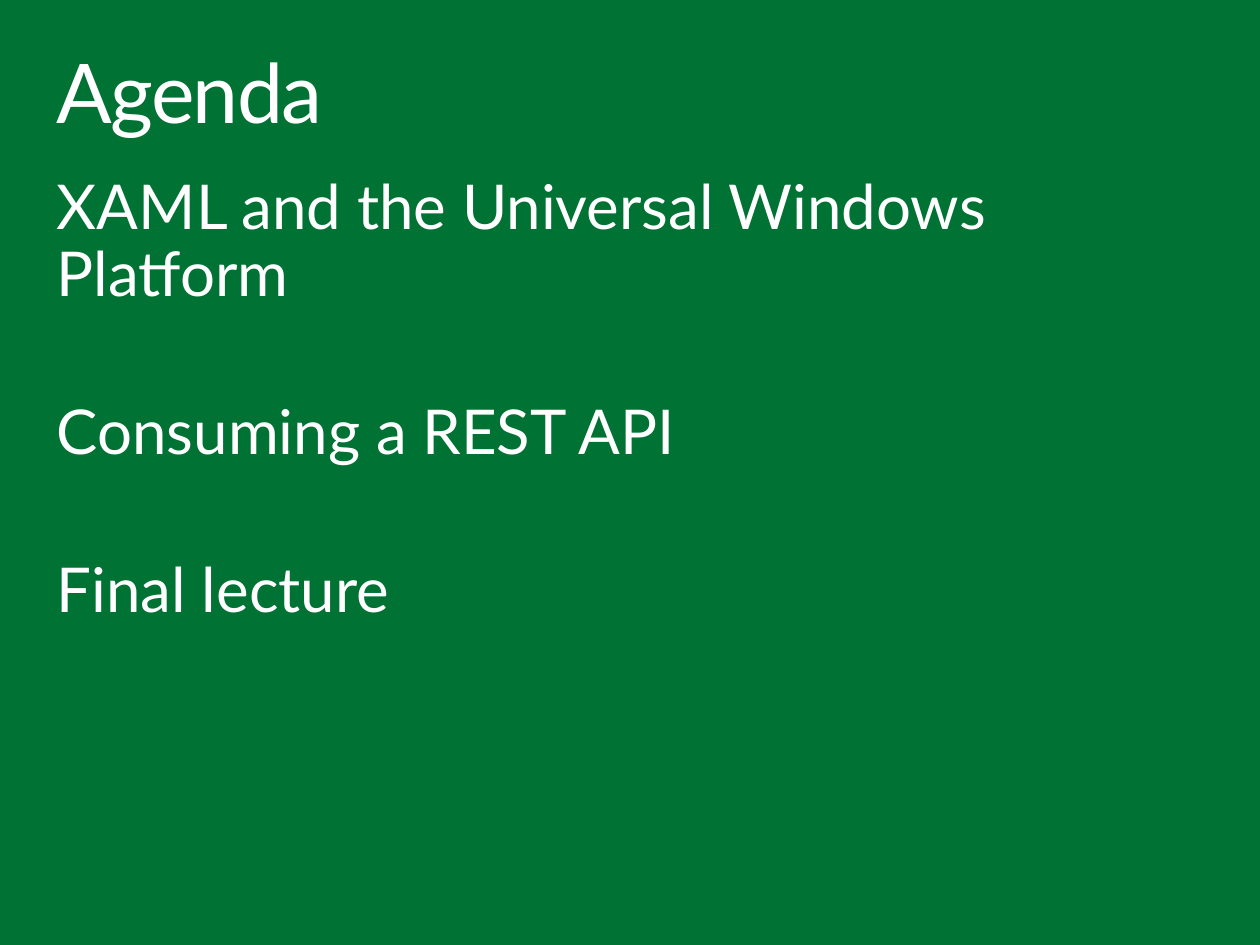
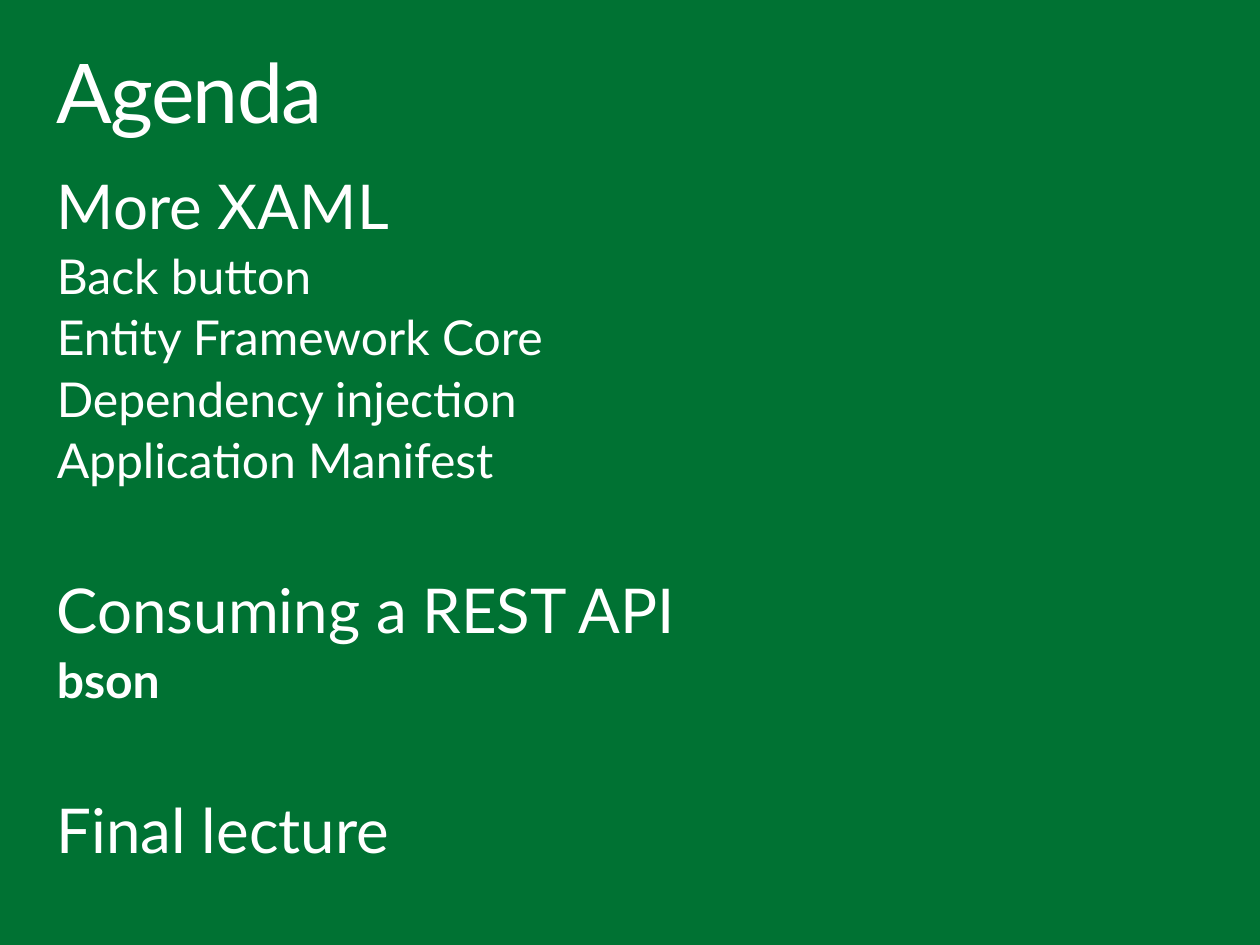
Before and after one commit to ondfisk/BDSA2016, a slide deck: slide 2 of Slides/Lecture10 - XAML part II.pptx. Drawn at 1260x945 pixels with LibreOffice and Linux fonts; fonts in the diff are those of the drawing. Boxes give left, top, right and bottom in pixels: in the first picture for what was removed or moved away, otherwise in the second. Text is boxed around its words. In the diff, an @@ line names an element or a change of style, - is before the commit and + after.

Commit message:
Back to static and json

```diff
--- a/Slides/Lecture10 - XAML part II.pptx
+++ b/Slides/Lecture10 - XAML part II.pptx
@@ text at (57, 184, 543, 487): text changed; size 36 to 28 pt @@
-XAML and the Universal Windows Platform
+More XAML
+Back button
+Entity Framework Core
+Dependency injection
+Application Manifest
@@ text at (57, 662, 160, 699): paragraph added @@
+bson
```
Also in this commit, not shown: 1 other slide changed, 14 other files.
